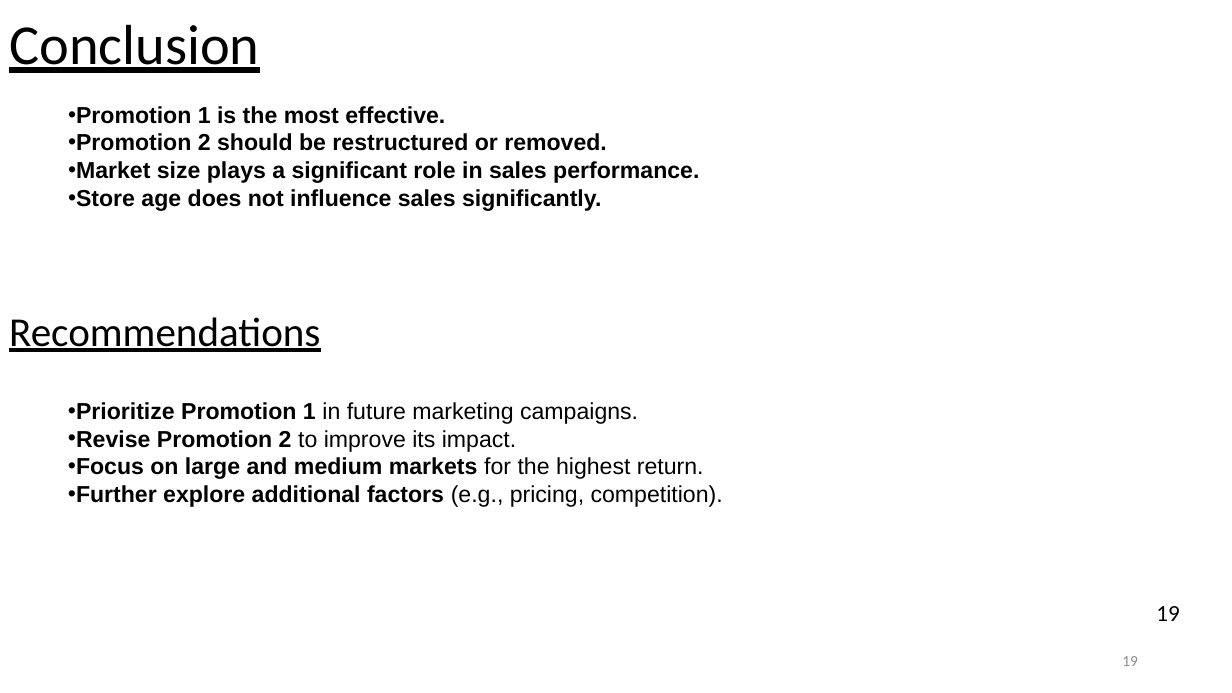
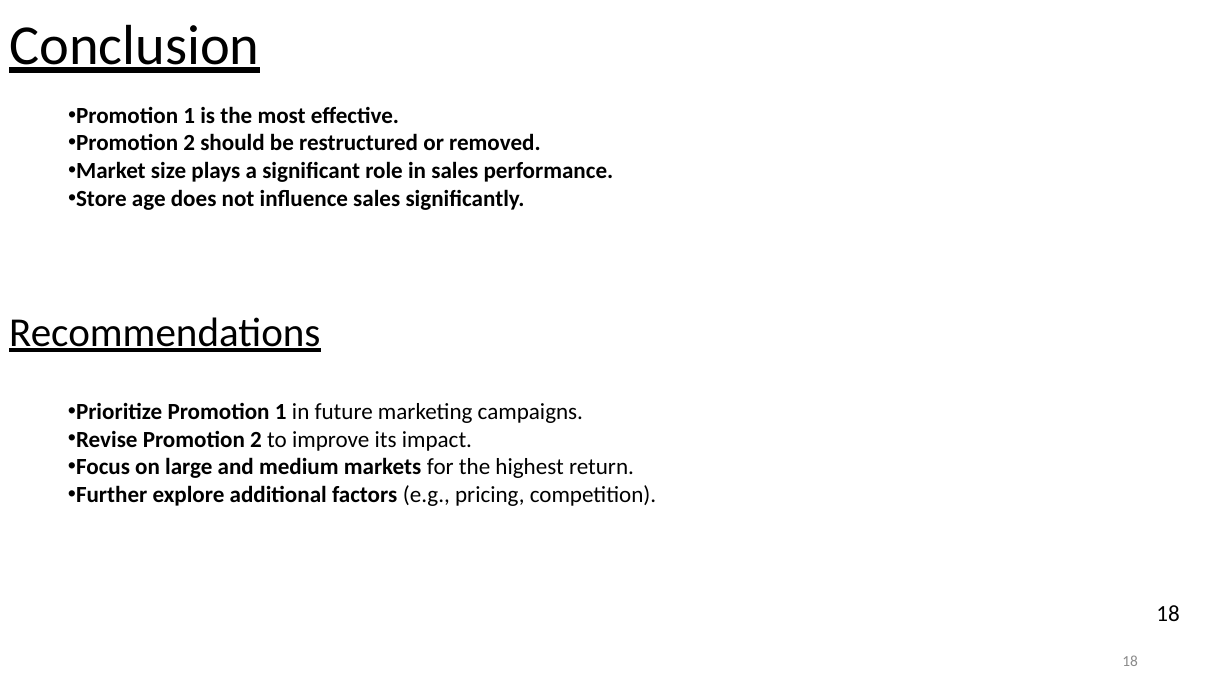
Before and after one commit to lopamudra01/sale, a slide deck: slide 18 of Marketing Experiment Analysis for a Fast-Food Chain ..pptx (slide 19 before the commit). Drawn at 1232x693 pixels with LibreOffice and Linux fonts; fonts in the diff are those of the drawing. Boxes give left, top, right and bottom in pixels: in the first picture for what was removed or moved away, otherwise in the second. Text is boxed around its words. In the diff, an @@ line names an element or a change of style, - is before the commit and + after.

```diff
--- a/Marketing Experiment Analysis for a Fast-Food Chain ..pptx
+++ b/Marketing Experiment Analysis for a Fast-Food Chain ..pptx
@@ text "Promotion 1 is the most ..." at box(76, 106, 614, 210): font Arial to Calibri @@
@@ text "Prioritize Promotion 1 in future ..." at box(76, 403, 657, 506): font Arial to Calibri @@
@@ page number at box(1156, 605, 1179, 621): text changed @@
-19
+18
@@ page number at box(1122, 655, 1138, 666): text changed @@
-19
+18
```
Also in this commit, not shown: 10 other slides changed, 1 slide removed.
